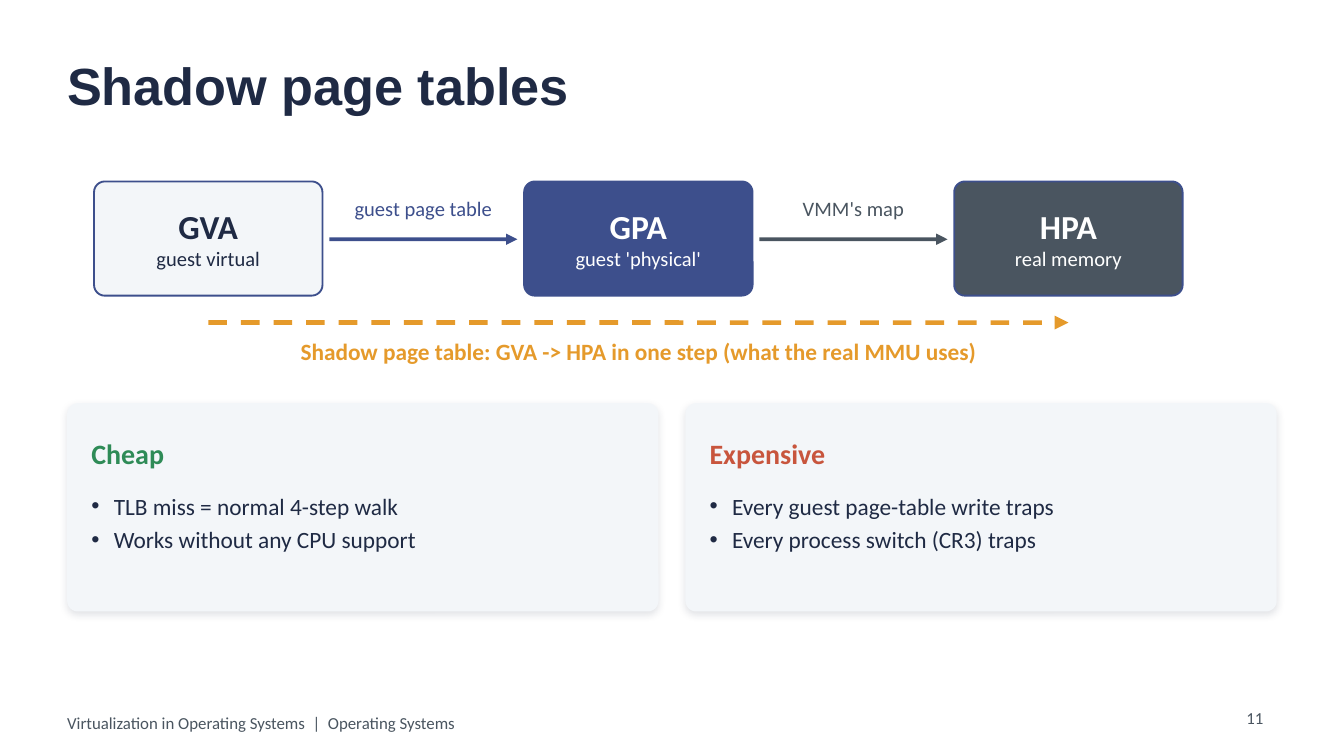
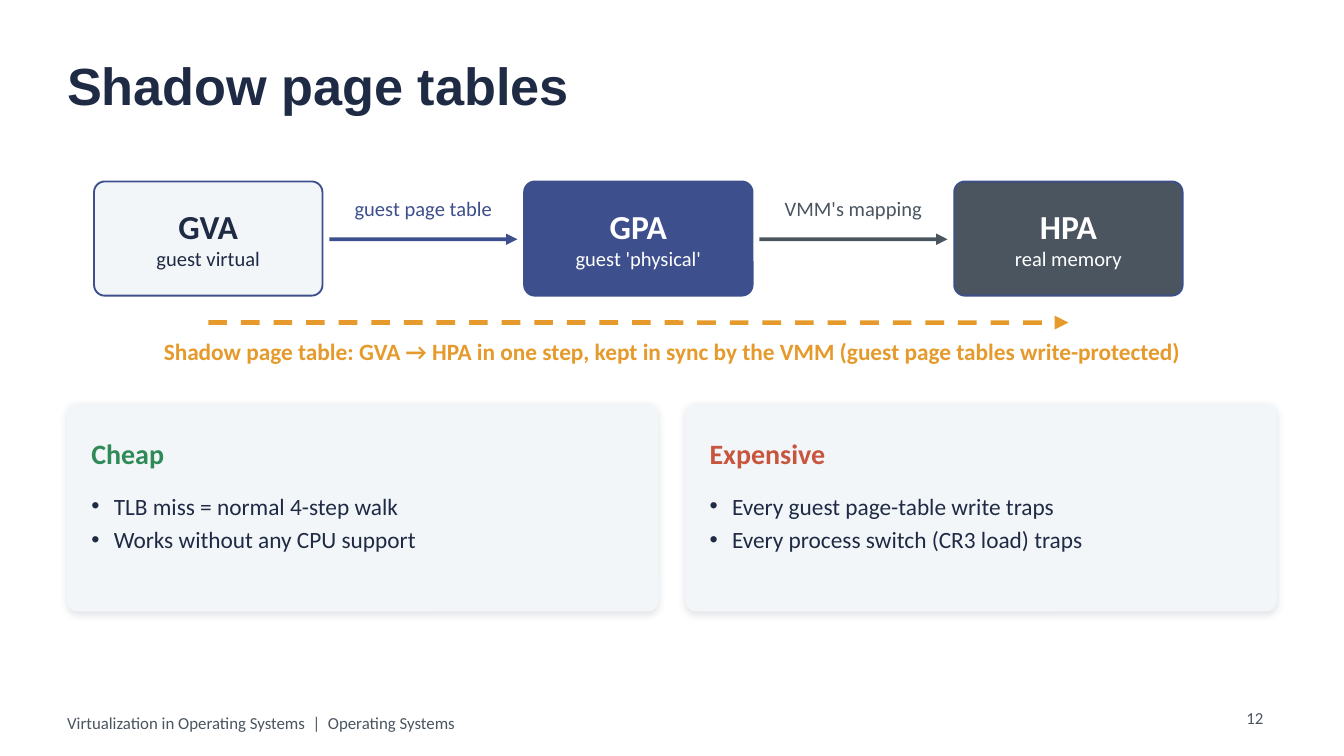
Before and after one commit to aliyassine22/OS-Virtualization, a slide deck: slide 12 of presentation/powerpoint/Virtualization_in_OS.pptx (slide 11 before the commit). Drawn at 1344x756 pixels with LibreOffice and Linux fonts; fonts in the diff are those of the drawing. Boxes give left, top, right and bottom in pixels: in the first picture for what was removed or moved away, otherwise in the second. Text is boxed around its words. In the diff, an @@ line names an element or a change of style, - is before the commit and + after.

```diff
--- a/presentation/powerpoint/Virtualization_in_OS.pptx
+++ b/presentation/powerpoint/Virtualization_in_OS.pptx
@@ text at <box>785,202,922,220</box>: text changed @@
-VMM's map
+VMM's mapping
@@ text at <box>164,343,1179,364</box>: text changed @@
-Shadow page table: GVA -> HPA in one step (what the real MMU uses)
+Shadow page table: GVA → HPA in one step, kept in sync by the VMM (guest page tables write-protected)
@@ text at <box>732,531,1082,552</box>: text changed @@
-• Every process switch (CR3) traps
+• Every process switch (CR3 load) traps
@@ page number at <box>1246,713,1263,724</box>: text changed @@
-11
+12
```
Also in this commit, not shown: 13 other slides changed, 2 slides added, 16 other files.
